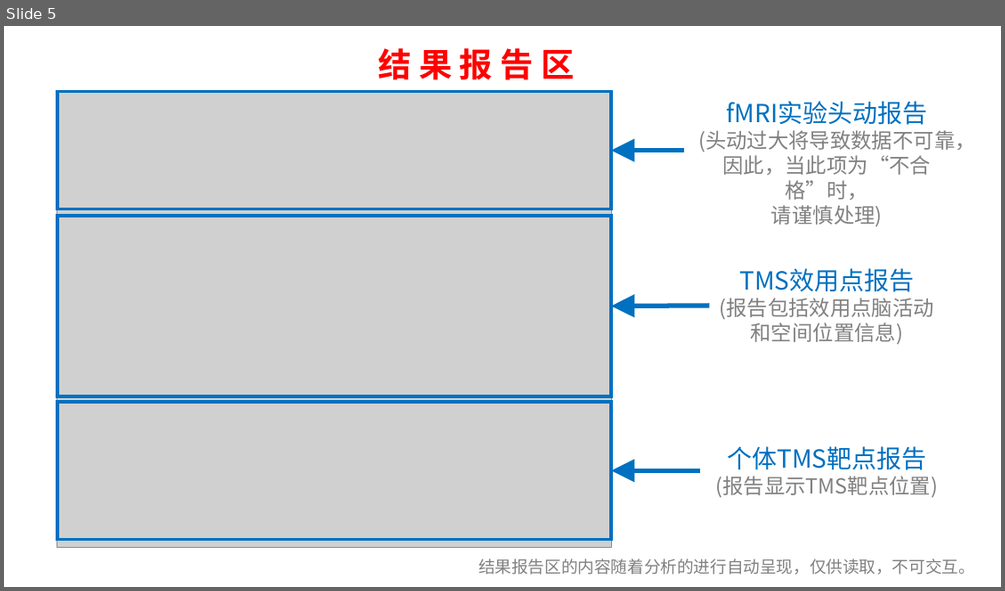
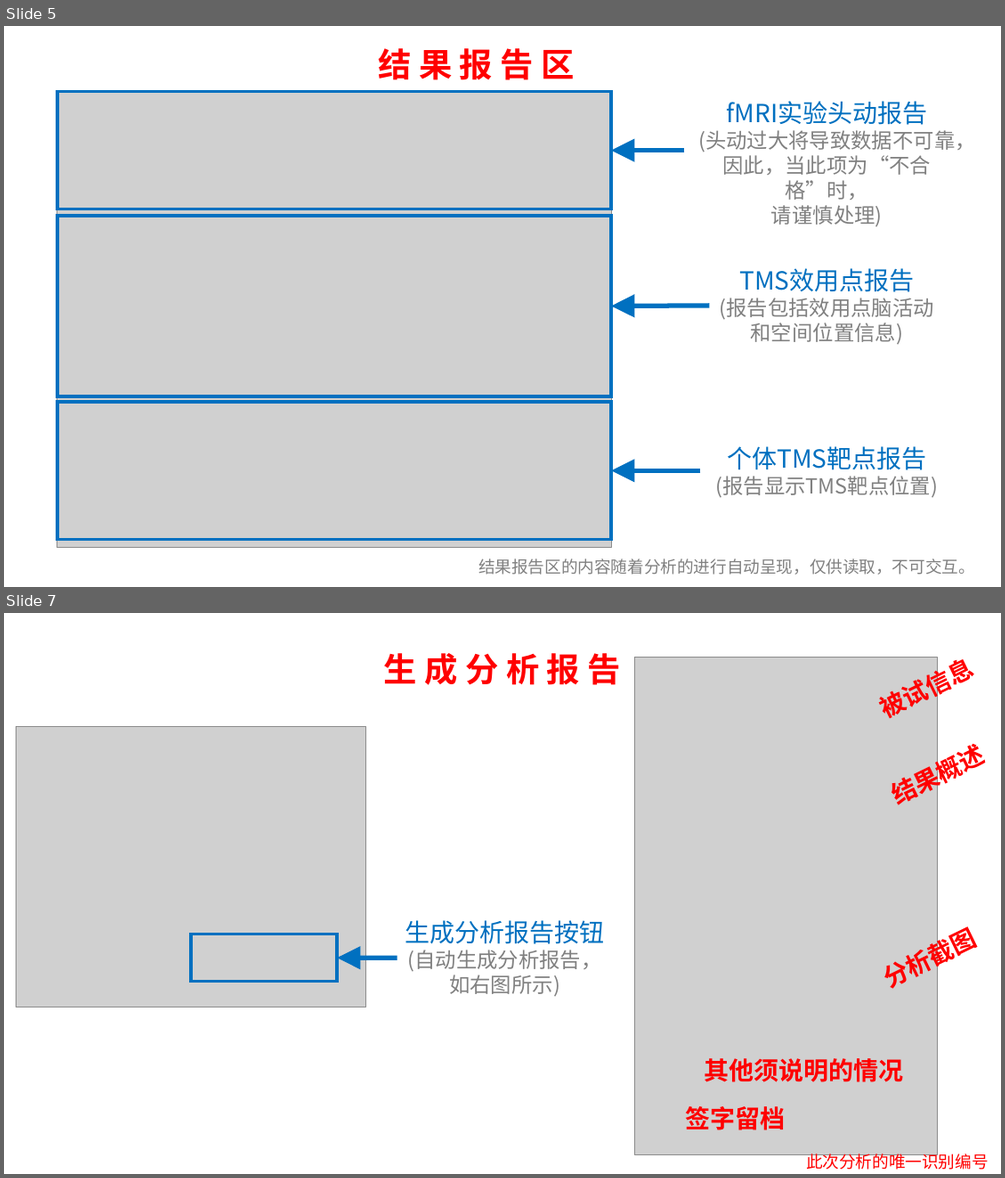
Before and after one commit to listenzcc/fMRI_activity_connectivity_analysis, a slide deck: gui/manual/manual.pptx. Shown one above the other, each under a label of ours: slide 5 before the commit, slides 5 and 7 after it; the slides between them are not shown. The pictures are 1005x591 and 1005x1178 pixels, drawn with LibreOffice and Linux fonts; fonts in the diff are those of the drawing; grey boxes stand for pictures. Boxes give left, top, right and bottom in pixels: in the first picture for what was removed or moved away, otherwise in the second. Text is boxed around its words. In the diff, an @@ line names an element or a change of style, - is before the commit and + after.

```diff
--- a/gui/manual/manual.pptx
+++ b/gui/manual/manual.pptx
@@ slide 7 added at (4,613,1001,1174), background #FFFFFF @@
@@ text added at (384,653,621,685), 32 pt, text #FF0000, bold @@
+生 成 分 析 报 告
@@ picture added at (634,657,938,1154) @@
@@ text added at (886,683,930,718), 24 pt, text #FF0000, bold @@
+被试信息
@@ picture added at (16,727,366,1007) @@
@@ text added at (897,770,941,811), 24 pt, text #FF0000, bold @@
+结果概述
@@ text added at (405,920,605,996), 20 pt, text #808080 @@
+生成分析报告按钮
+(自动生成分析报告，
+如右图所示)
@@ rectangle added at (191,933,337,981), outline #0070C0 3 pt @@
@@ arrow added from (397, 957) to (337, 957), #0070C0 4.5 pt @@
@@ text added at (889,953,933,989), 24 pt, text #FF0000, bold @@
+分析截图
@@ text added at (704,1058,903,1082), 24 pt, text #FF0000, bold @@
+其他须说明的情况
@@ text added at (686,1106,785,1130), 24 pt, text #FF0000, bold @@
+签字留档
@@ text added at (806,1151,988,1169), 16 pt, text #FF0000 @@
+此次分析的唯一识别编号
```
Also in this commit, not shown: 1 slide changed, 1 other slide added, 20 other files.
